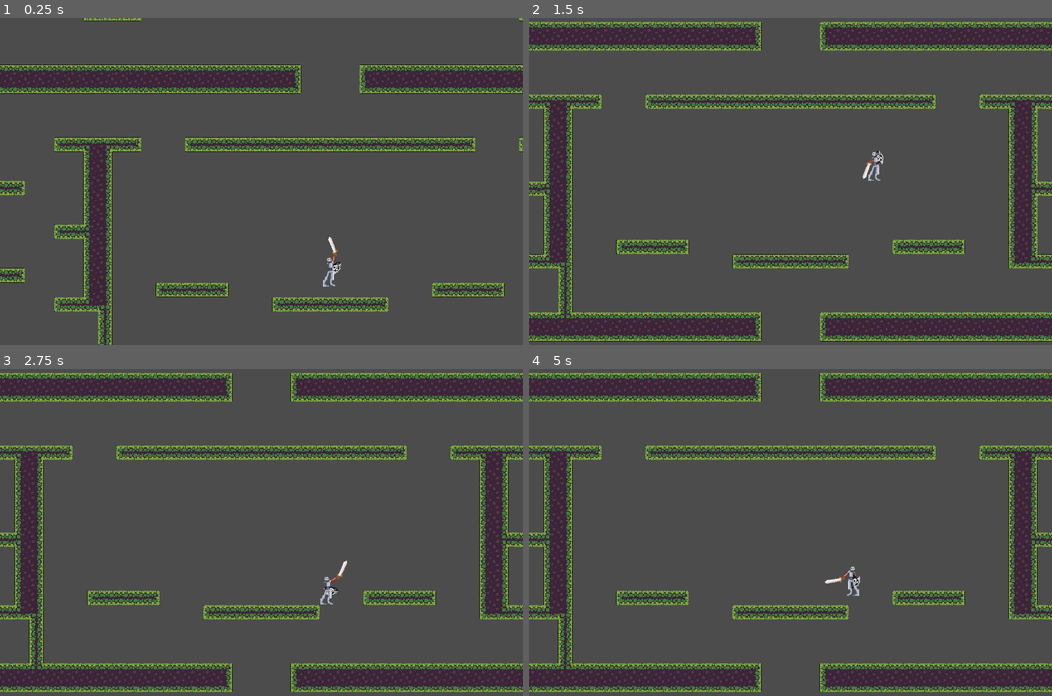
Above: before the commit, frames 1-4 (two rows, left to right).
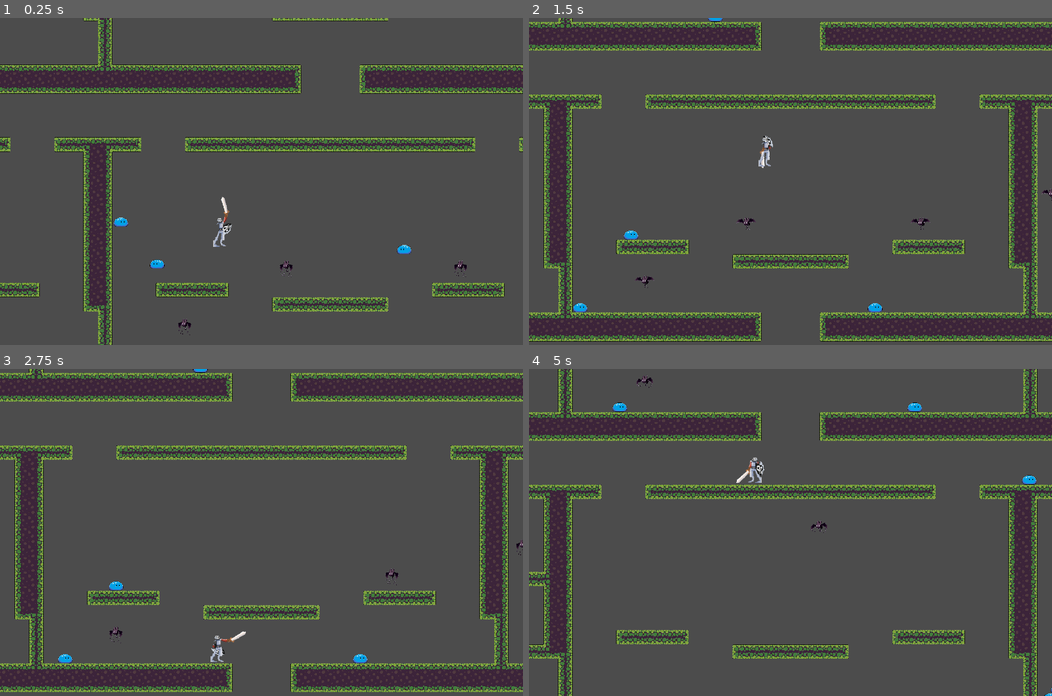
Above: after the commit, the same moments.

Repository: Sntx626/uol-gamejam-7
Game: Godot game, scene res://scenes/main_scene.tscn
Two runs of this game, one before a commit and one after it. Both use one fixed random seed, a clock stepped at 60 frames per second and the inputs below.
Inputs (mouse positions are in pixels of both pictures, inside the frame that each line leads up to):
- Up to frame 1 (0.25 s): no input
- Up to frame 2 (1.5 s): move the mouse to (905, 165) at 0.52 s; hold D (move_right) 0.53-1.28 s; click (905, 165) at 0.6 s; tap W (jump) at 0.77 s; move the mouse to (685, 197) at 1.27 s; hold A (move_left) from 1.28 s (still down); click (685, 197) at 1.35 s
- Up to frame 3 (2.75 s): tap W (jump) at 1.52 s; move the mouse to (313, 460) at 2.02 s; release A (move_left) at 2.03 s; hold D (move_right) from 2.03 s (still down); click (313, 460) at 2.1 s
- Up to frame 4 (5 s): move the mouse to (764, 597) at 2.77 s; click (764, 597) at 2.85 s; tap W (jump) at 3.02, 3.77, 4.52 s; move the mouse to (947, 581) at 3.52 s; release D (move_right) at 3.53 s; hold A (move_left) from 3.53 s (still down); click (947, 581) at 3.6 s; move the mouse to (633, 483) at 4.27 s; click (633, 483) at 4.35 s

The runs differ from the first frame. In frame 1, 2.7% of the frame differs, in the area x 0-100%, y 0-97%; in frame 2, 1.8%; in frame 3, 1.8%; in frame 4, 36%, in the area x 0-100%, y 0-100%.
Error after the commit: First argument of yield() is null. (res://objects/Bat.gd:16)

Commit message:
Now spawning slimes

Diff:
--- a/src/scenes/levels/level.tscn
+++ b/src/scenes/levels/level.tscn
@@ -19,7 +19,7 @@
 script = ExtResource( 4 )
 
 [node name="player" parent="." instance=ExtResource( 2 )]
-position = Vector2( -4, 159 )
+position = Vector2( -487, -16 )
 
 [node name="Timer" type="Timer" parent="."]
 wait_time = 0.559
--- /dev/null
+++ b/src/scripts/Enemy.gd
@@ -0,0 +1,11 @@
+extends Node2D
+
+const ENEMIES = [
+	preload("res://objects/Bat.tscn"),
+	preload("res://objects/BlueSlime.tscn")
+]
+
+var rng = RandomNumberGenerator.new()
+
+func get_enemy() -> KinematicBody2D:
+	return ENEMIES[rng.randi_range(0, ENEMIES.size()-1)].instance()
--- a/src/scripts/chunking.gd
+++ b/src/scripts/chunking.gd
@@ -3,6 +3,7 @@
 const Tile = preload("Tile.gd")
 const Map = preload("Map.gd")
 const Map_Loader = preload("Map_Loader.gd")
+const Enemy = preload("Enemy.gd")
 export var DEFAULT_TTL = 3
 
 var map_loader = Map_Loader.new()
@@ -95,6 +96,7 @@
 
 func load_level(map:Map, level:Vector2):
 	var parent = get_parent().get_parent()
+	var enemy_tiles = []
 	for tile in map.get_tiles():
 		var pos = tile.get_position() + parent.level_dimensions * parent.level_scaling * level
 		set_cellv(
@@ -105,8 +107,14 @@
 			tile.get_transpose(),
 			tile.get_autotile_coord() + parent.level_dimensions * level
 		)
-		if (not tile.get_autotile_coord() == Vector2(3, 7)):
-			update_bitmask_area(pos)
+		update_bitmask_area(pos)
+		if tile.get_tile() == 2: #spawn enemies
+			enemy_tiles.append(tile)
+	if enemy_tiles.size() > 0:
+		for i in range(rng.randi_range(int(2*parent.level_difficulty),int(6*parent.level_difficulty))):
+			var tile = enemy_tiles[rng.randi_range(0, enemy_tiles.size()-1)]
+			var pos = tile.get_position() * parent.level_cell_size + parent.level_dimensions * parent.level_scaling * level * parent.level_cell_size
+			spawn_enemy(parent, pos)
 	loaded_maps[level] = [map, DEFAULT_TTL]
 	update_dirty_quadrants()
 
@@ -118,3 +126,8 @@
 			-1
 		)
 	loaded_maps.erase(level)
+
+func spawn_enemy(parent, pos:Vector2) -> void:
+	var e = Enemy.new().get_enemy()
+	e.position = pos
+	parent.add_child(e)
